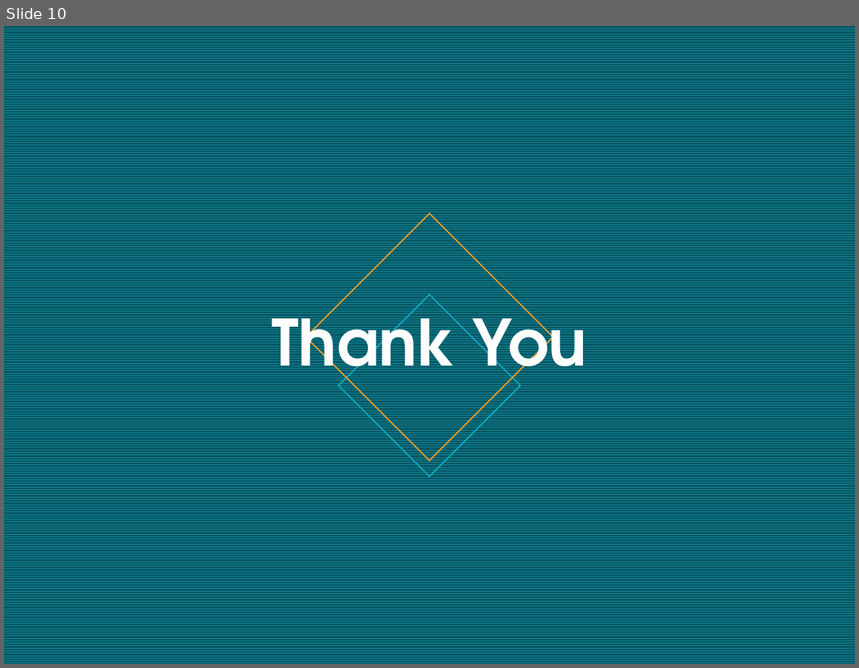
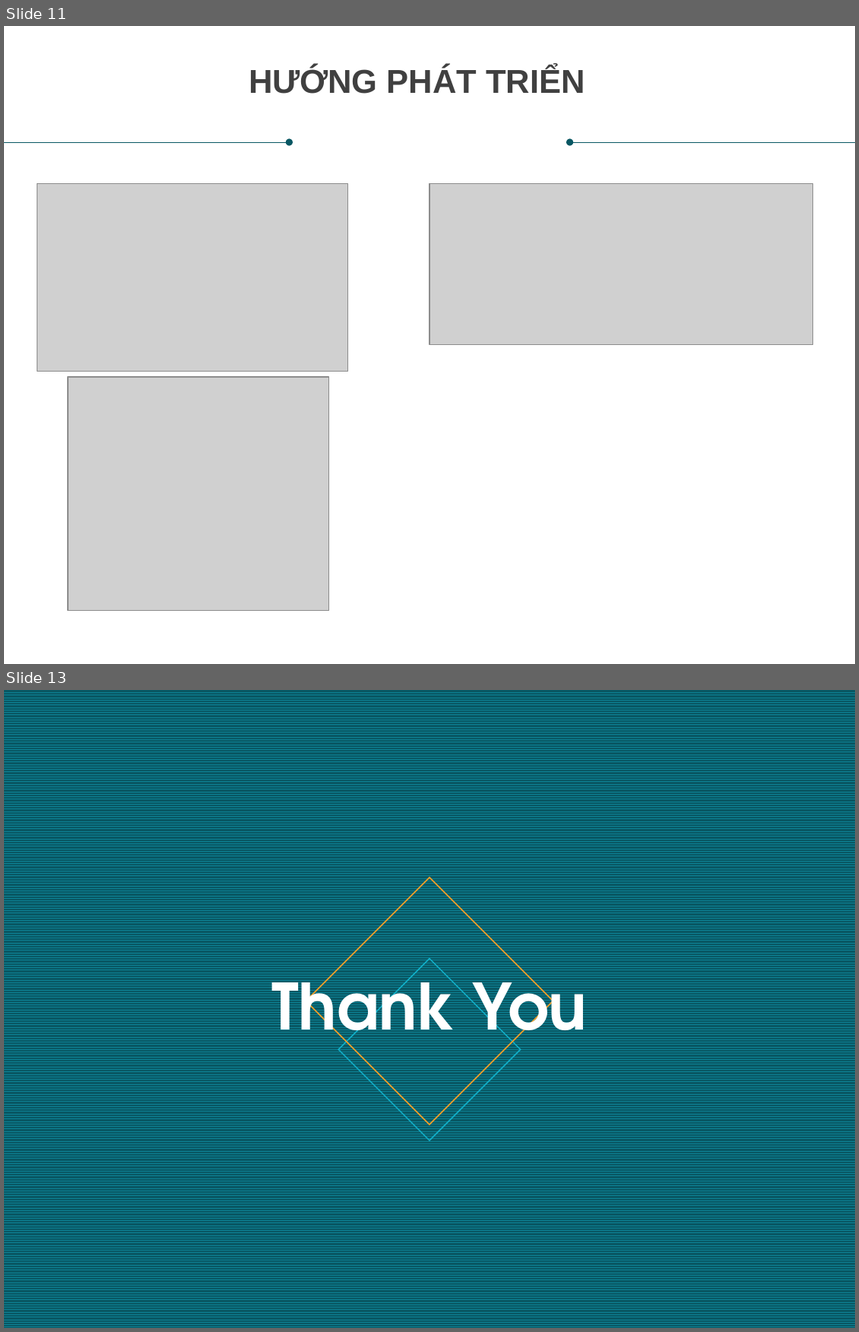
Before and after one commit to nguyenthequyen/AgriculturalProducts, a slide deck: Document/NTQUYEN-DATN.pptx. Shown one above the other, each under a label of ours: slide 10 before the commit, slides 11 and 13 after it; the slides between them are not shown. The pictures are 859x668 and 859x1332 pixels, drawn with LibreOffice and Linux fonts; fonts in the diff are those of the drawing; grey boxes stand for pictures. Boxes give left, top, right and bottom in pixels: in the first picture for what was removed or moved away, otherwise in the second. Text is boxed around its words. In the diff, an @@ line names an element or a change of style, - is before the commit and + after.

```diff
--- a/Document/NTQUYEN-DATN.pptx
+++ b/Document/NTQUYEN-DATN.pptx
@@ slide 11 added at (4,26,855,664), background #FFFFFF @@
@@ text added at (249,66,585,94), 28 pt, text #404040, bold @@
+HƯỚNG PHÁT TRIỂN
@@ arrow added from (4, 142) to (289, 142), #085764 0.5 pt @@
@@ arrow added from (855, 142) to (570, 142), #085764 0.5 pt @@
@@ picture added at (37,183,348,371) @@
@@ picture added at (430,183,813,345) @@
@@ picture added at (68,378,329,610) @@
@@ what was slide 10 is now slide 13 @@
```
Also in this commit, not shown: 2 slides changed, 2 other slides added, 52 other files.
